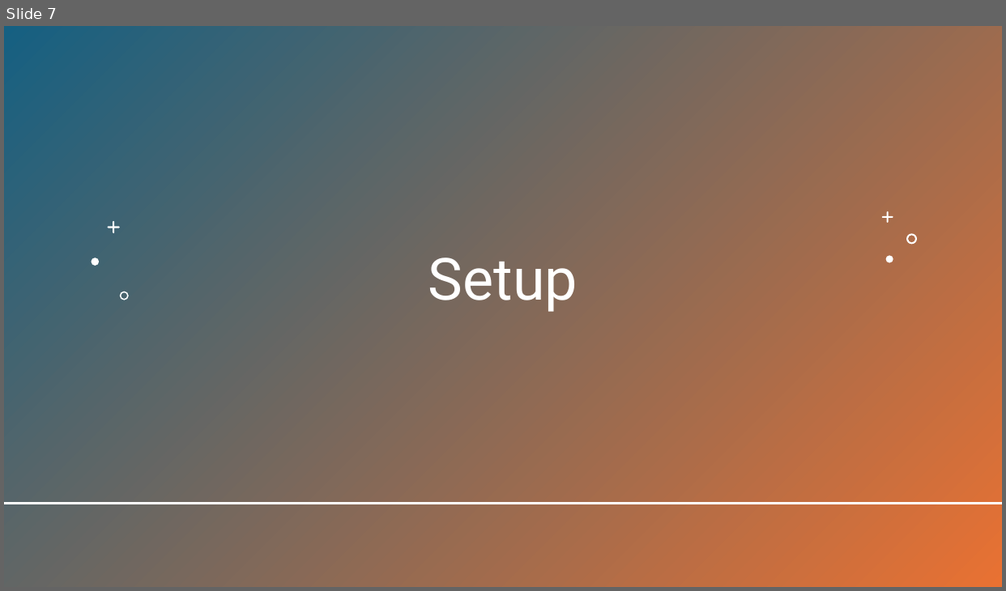
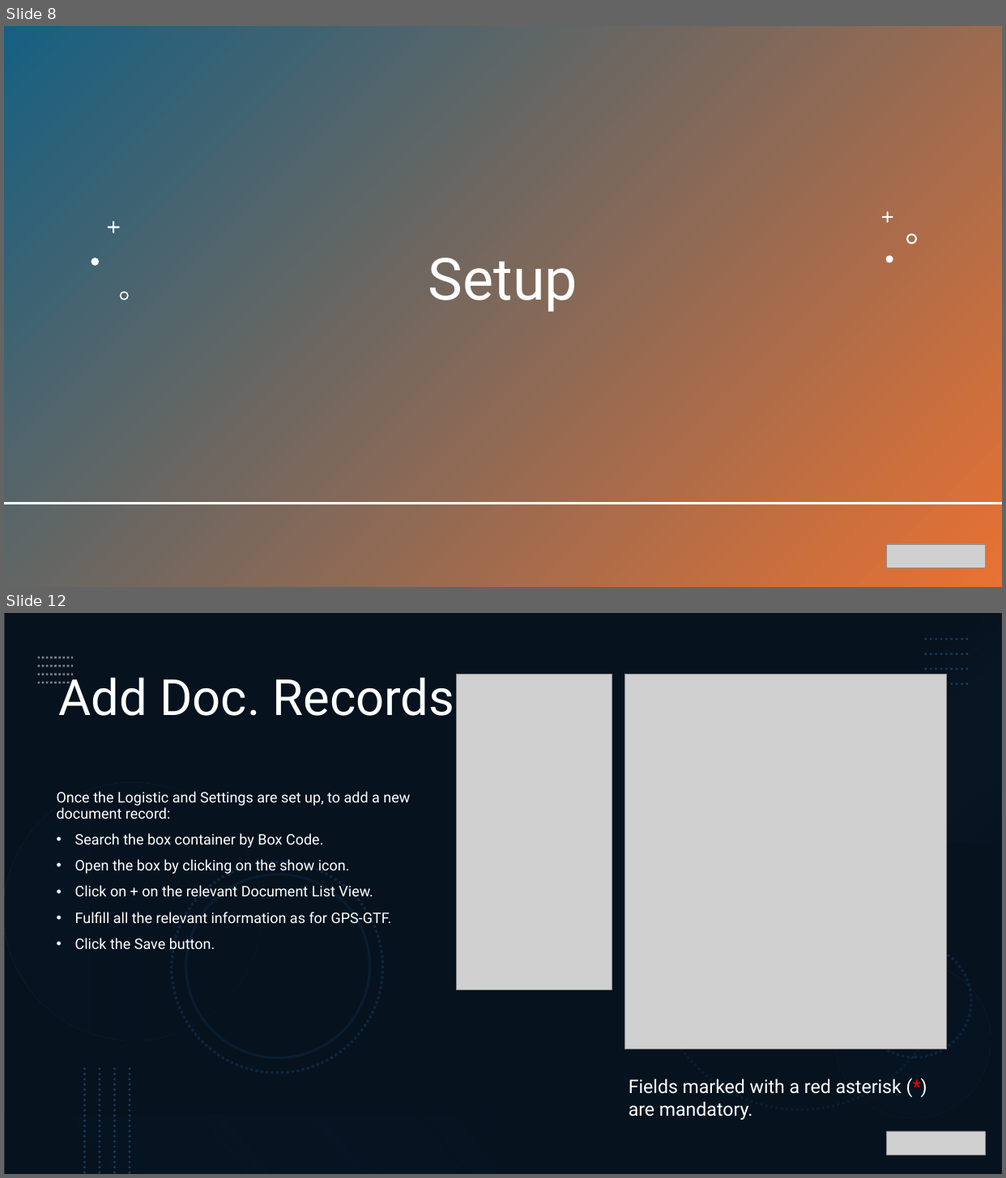
Before and after one commit to mcnigno/qbox, a slide deck: qbox/ADM User Guide.pptx. Shown one above the other, each under a label of ours: slide 7 before the commit, slides 8 and 12 after it; the slides between them are not shown. The pictures are 1006x591 and 1006x1178 pixels, drawn with LibreOffice and Linux fonts; fonts in the diff are those of the drawing; grey boxes stand for pictures. Boxes give left, top, right and bottom in pixels: in the first picture for what was removed or moved away, otherwise in the second. Text is boxed around its words. In the diff, an @@ line names an element or a change of style, - is before the commit and + after.

```diff
--- a/qbox/ADM User Guide.pptx
+++ b/qbox/ADM User Guide.pptx
@@ slide 12 added at box(4, 613, 1002, 1174), background #FFFFFF @@
@@ rectangle added at box(4, 613, 1002, 1174), fill #0E2841 @@
@@ rectangle added at box(4, 613, 1002, 1174), fill #000000 at 53% opacity @@
@@ rectangle added at box(944, 613, 1002, 842), fill gradient #71AAE0 to #0B1E31 @@
@@ group added at box(38, 658, 73, 683): 4 lines @@
@@ title added at box(59, 673, 455, 716), 48 pt, text #FFFFFF @@
+Add Doc. Records
@@ picture added at box(457, 675, 612, 990) @@
@@ picture added at box(624, 675, 947, 1050) @@
@@ group added at box(926, 639, 970, 684): 4 lines @@
@@ text added at box(57, 791, 410, 950), 14 pt, text #FFFFFF @@
+Once the Logistic and Settings are set up, to add a new document record:
+• Search the box container by Box Code.
+• Open the box by clicking on the show icon.
+• Click on + on the relevant Document List View.
+• Fulfill all the relevant information as for GPS-GTF.
+• Click the Save button.
@@ group added at box(4, 783, 1002, 1147): 6 ellipses @@
@@ group added at box(85, 1069, 130, 1174): 4 lines @@
@@ text added at box(629, 1079, 901, 1120), 18 pt, text #FFFFFF @@
+Fields marked with a red asterisk (*) are mandatory.
@@ rectangle added at box(4, 1116, 503, 1174), fill gradient #071420 to #2D7FCF @@
@@ picture added at box(887, 1131, 985, 1156) @@
@@ what was slide 7 is now slide 8 @@
@@ slide 8 changed as well @@
@@ picture added at box(887, 544, 985, 569) @@
```
Also in this commit, not shown: 8 other slides changed, 3 other slides added, 1 slide removed, 7 other files.
